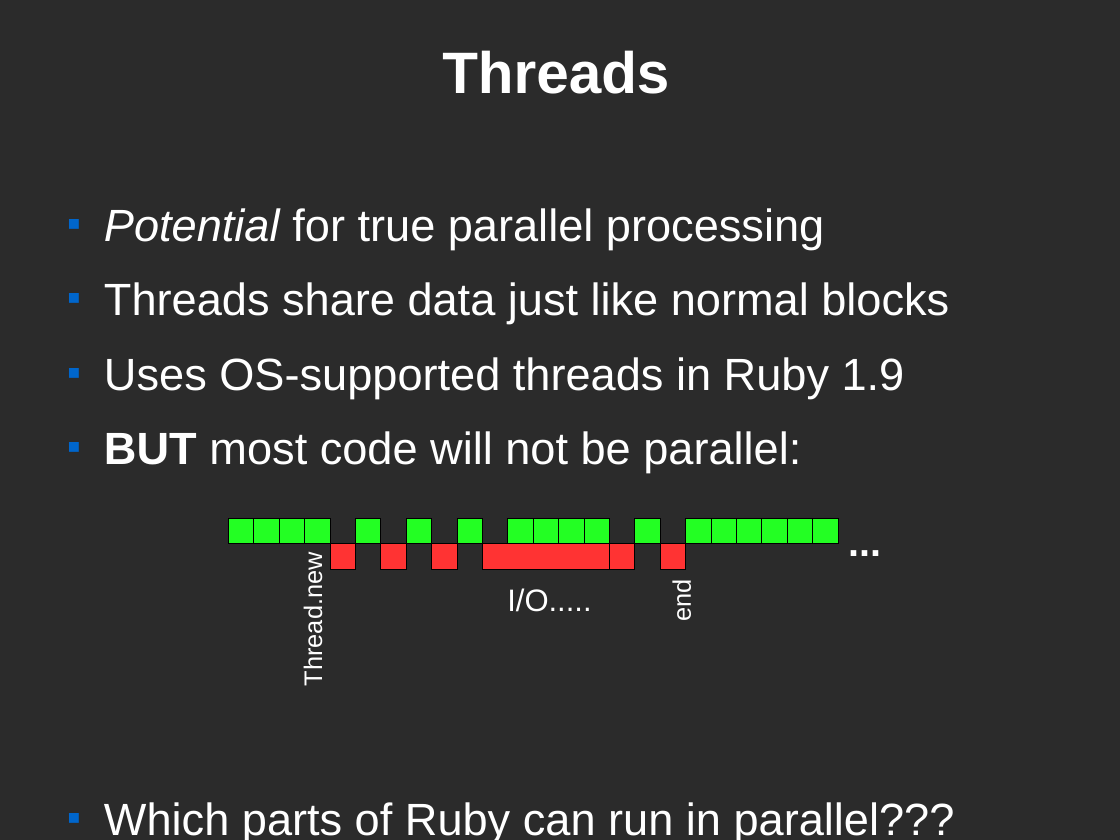
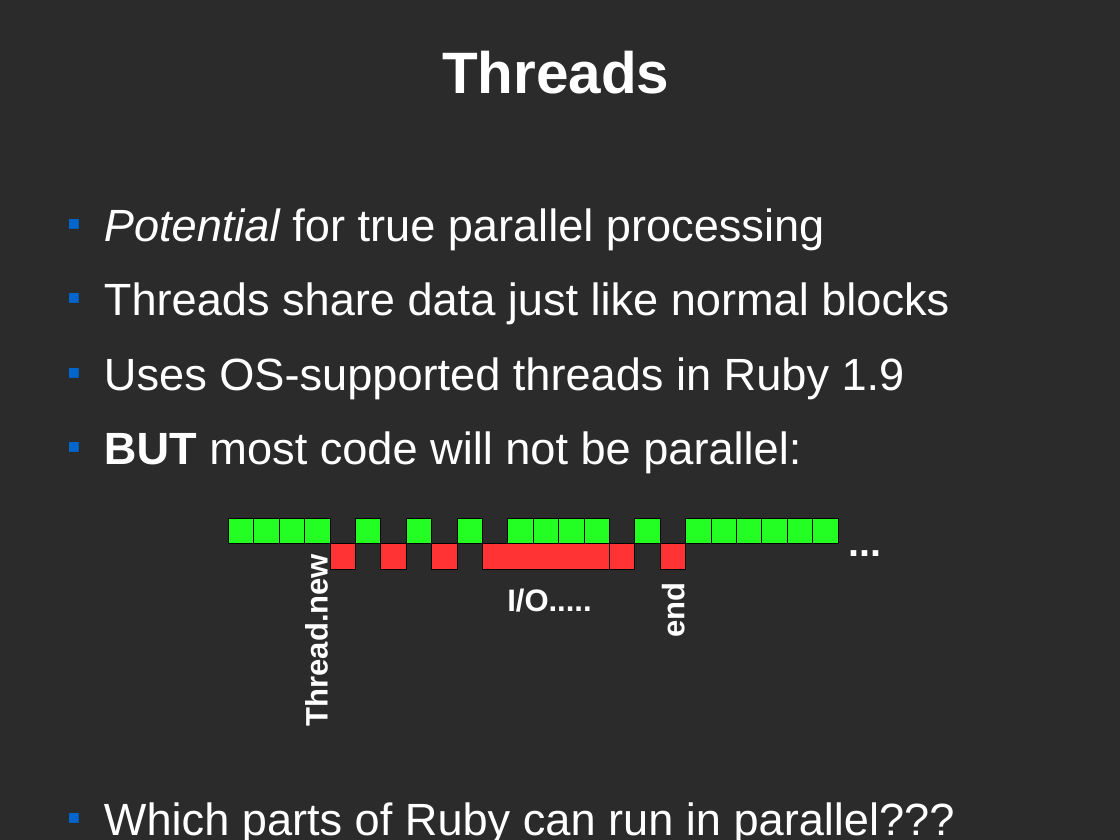
Before and after one commit to pdg137/concurrency-pres, a slide deck: slide 5 of concurrency.odp. Drawn at 1120x840 pixels with LibreOffice and Linux fonts; fonts in the diff are those of the drawing; background and template pictures are left out; a plain dark background stands for a picture behind light text. Boxes give left, top, right and bottom in pixels: in the first picture for what was removed or moved away, otherwise in the second. Text is boxed around its words. In the diff, an @@ line names an element or a change of style, - is before the commit and + after.

```diff
--- a/concurrency.odp
+++ b/concurrency.odp
@@ text "Thread.new" at <box>300,571,335,721</box>: size 18 to 22 pt, bold on @@
@@ text "I/O....." at <box>507,588,591,612</box>: bold on @@
@@ text "end": place and size @@
-text "end" at <box>668,583,696,620</box>
+text "end" at <box>656,587,691,636</box>
@@ text "end" at <box>656,587,691,636</box>: size 18 to 22 pt, bold on @@
```
Also in this commit, not shown: 2 other slides changed, 3 other files.
